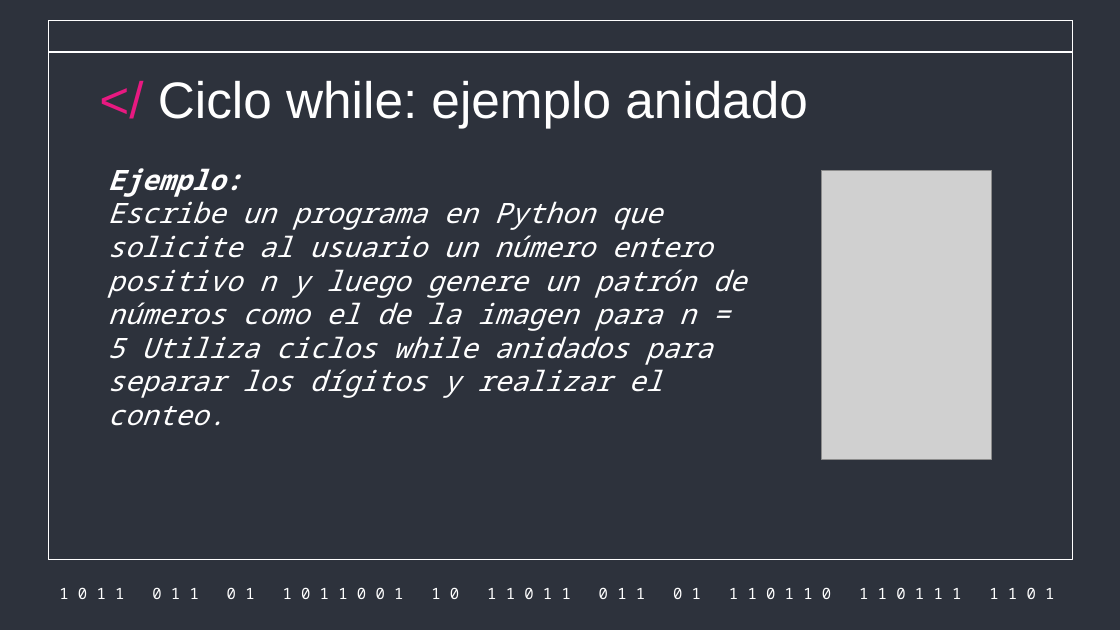
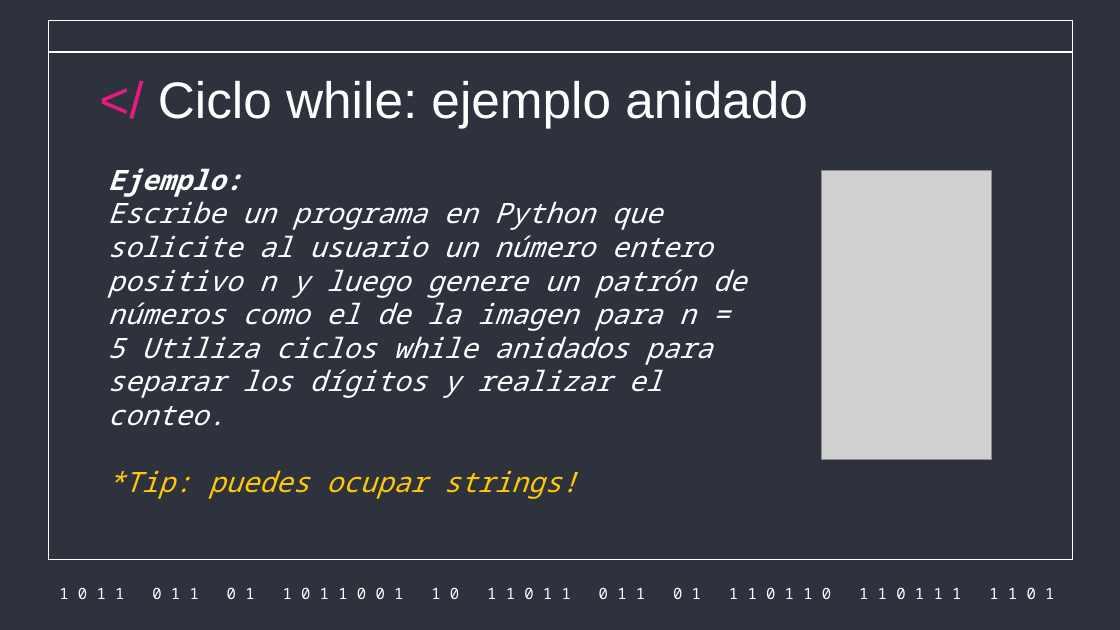
Before and after one commit to re-rojas/Programming-resources, a slide deck: slide 9 of 3 Ciclos.pptx. Drawn at 1120x630 pixels with LibreOffice and Linux fonts; fonts in the diff are those of the drawing; grey boxes stand for pictures. Boxes give left, top, right and bottom in pixels: in the first picture for what was removed or moved away, otherwise in the second. Text is boxed around its words. In the diff, an @@ line names an element or a change of style, - is before the commit and + after.

Commit message:
Added While loops 2

```diff
--- a/3 Ciclos.pptx
+++ b/3 Ciclos.pptx
@@ subtitle at [108,470,578,499]: paragraph added @@
+*Tip: puedes ocupar strings!
```
Also in this commit, not shown: 1 other file.
